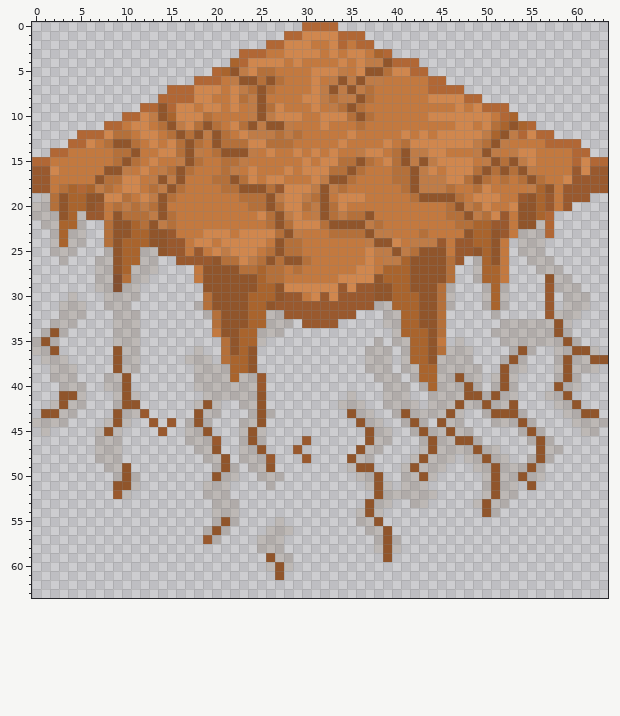
One commit to this pixel-art sprite: assets/Tile 64w x 64h/dirt_cracked_1.png. The picture above was drawn from the file before the commit.
The file is 64x64 pixels. Colours within 5 levels of each other are drawn and written as one.
After the commit:
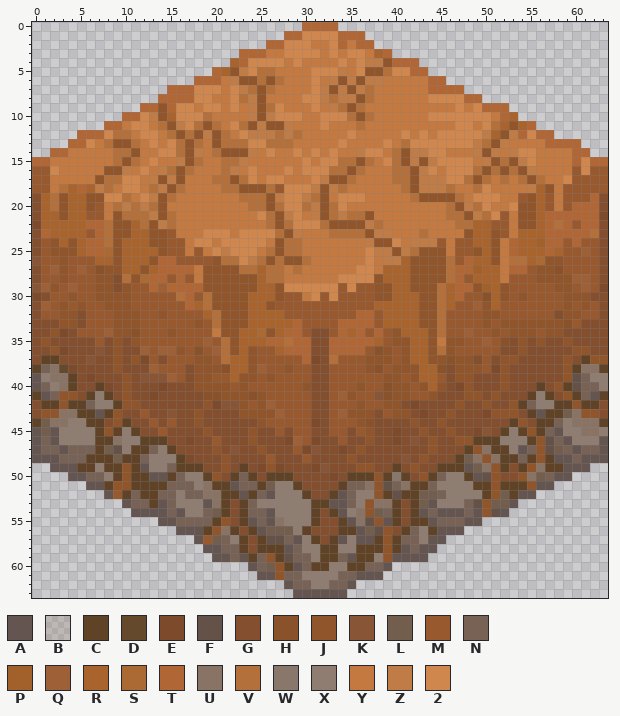
Palette (. is transparent): A #655550  B #62412127  C #604326  D #65492c  E #7d4b2c  F #645248  G #834f2f  H #8a522a  J #90552b  K #885637  L #735d4d  M #99592e  N #776255  P #a2602b  Q #9d6037  R #a9642d  S #ab6934  T #b16735  U #897364  V #b4703a  W #89776c  X #907d71  Y #c3793f  Z #bf7c47  2 #d0874e
Changes in this commit:
Changed rows in their new state; - is an unchanged pixel.
first column x 0:
19 GR------------------------------------------------------------TG
20 GR----------------------------------------------------------TTTG
21 GRR--R----------------------------------------------------TTTTTE
22 ERR--RTT------------------------------------------------R-VTMTTG
23 GTR-RRMT----------------------------------------------RRR-TTTTVG
24 GMJ-JRTT---------------------------------------------TRRPTTMTMMG
25 GMJJJRTTS---RR---------------------------------------TRRRTRMMQMG
26 KMMJMMMRR---RJTT--------------------------------TR---VVRSJJMMMMG
27 GMQJMQMHJ--RJRTTTT-----------------------------TTP---TTMJJHMMMMG
28 GMMJMMMJJ--JSTTMTM-----------------------------TMR---MMMJ-JJQQMG
29 KQJMQMMJJ-JMMTQTTTT---------------------------RTTJP-JMMMM-JJMQME
30 EGMMJMMJJJJMMMMMVTM---------------------------RTMMH-JMJMM-MJJJGG
31 GQMJMJMMJJJMMMMMMTR-------------------RR------RMMQJ-MMMMM-MJMJMG
32 GMMJJGMMMJJJMMJMMMMR------RR--------TTMRR-----MMMMJJMMMMM-GJJMMG
33 GGGJJGMMMJJJMMMMMMJM------RRRT----TTTTMRR-----MMMMJMJJJJJJ-HMGGG
34 GG-EGMMMQJJHMMMJMMMM-----SJRTTMGGMTRTMTMJ-----MMQMMJMJJJMJ-GGGGG
35 G-GGGGGMGJGJMMMMMMMQM----RTTVTTGGTTTTTRMJJ----JJMMQMHGJGJGG-GGGG
36 GG-EGGGKG-GGQMQQJMHMQ----MMRTTTGGTTTTMHJMJ----JMMMMMGG-GGGGG--GG
37 GCCGGGKGG-GJEMGMMMJJM----MMMMMTEGVMMMJJJMJ---JHJJGMGJ-GGGGG-GC--
38 CNUDEGGGG-GGGQMMMGJJJH---QMMJMMGGMMMMJHMJJJ--HGJJJME-GGGGGG-CUUC
39 AXUUCGEGGG-GKKKQMGJJMM-JJ-JMMMMGGMMMMMMJJMJ--MG-JGGG-GGGGGG-FNXX
40 ANXUCGGCEG-GGGEGGGJJJJMJM-MMMMJGGMMMJMMHJJMJ-JGE-GGG-GGGCG-CFNNX
41 CAN--GCXCG-GGEGGGGGHHJJJH-MMMMMGGMQJMMKHJJMMJGGG--G-GGGCXCG-CNAC
42 GCC-CCNXXC--GGGGGGG-EKKJM-QMMMMGGMMMJMMJJGEGGGG-GG-GG-CNXXCC-CCG
43 G--UUCCAC-GG-GGKGG-GGGGJJ-JQMMMGGMQ-JJGMJ-GEGG-GGGE---GCACCLU--G
44 CLUUXXCCG-CGG-G-GG-GGGGGG-MMMMMEGMMM-HGGGG-GG-GGGGGGGC-GCCNXUUUC
45 ALAXXXXC-CXCGG-GGGG-GGGG-GGMGMMGGMMGM-GGEGG-GG-GGEKGCXC-CNAXXUUX
46 ANAXXXXCCUXXCCCGGEGG-GGG-GGGEQ-EGGMGG-GGEGKG-GG--CCCXXXC-FNAXXXA
47 ANNANNNCLFXCCNXCGGGG-GKGG-GGG-EKGGEG-GGGGGGG-GGGC-UCCXAN-FLNANNA
48 AAANNNCCCLCCNXXXCEGGG-GGGG-GGG-GGGG-GGGGGKG-GGGCLU-UCCNC-CAANAAA
49 --AAACCXCC-CAXXNCCCGG-GCGE-EGGGEKGGG--GGCG-GGCCCALU-CGC-UCCAAA--
50 ----AANNXC-CCAACNXXC-GCNCGCCCGGGGEGCCC-CWCG-CNXXCAF-GG-ULNAA----
51 ------AAC--CCCCNNNXUCCANNCLXXCGGGGCNNU-FNUCCNXXXXCC-CCC-AA------
52 --------A-CNCCNNXNNUUCCACNAXXXCGGCANXX-CFCCLLNXXXXC-LCAA--------
53 ----------ANNCANXXXAUCGCNXXXXXXCCAANX-UUCGCLAXXXNF-LLA----------
54 -----------AAAANAXXNLCGCNNAXXXXCGCAXU-LNCGCANAAANA-FA-----------
55 --------------AANNNNC-GCANAUXXXCGGCAUF-ACGCCANNNAA--------------
56 ----------------AAAC-UCGCALLLXCGGGCCALF-GCNXCAAA----------------
57 ------------------A-LNXCGCFFNAXCGCAXAAC-CNNXAA------------------
58 -------------------AANNCGCCCANXXCCXXCCC-CANAA-------------------
59 --------------------AANACN-CFNNXCCNACCX-AAAA--------------------
60 ------------------------ANL-CANCCXXCCNNA------------------------
61 -------------------------AA-NNXXXXNNAAA-------------------------
62 ----------------------------ANNXXNNA----------------------------
63 -----------------------------AAAAAA-----------------------------
